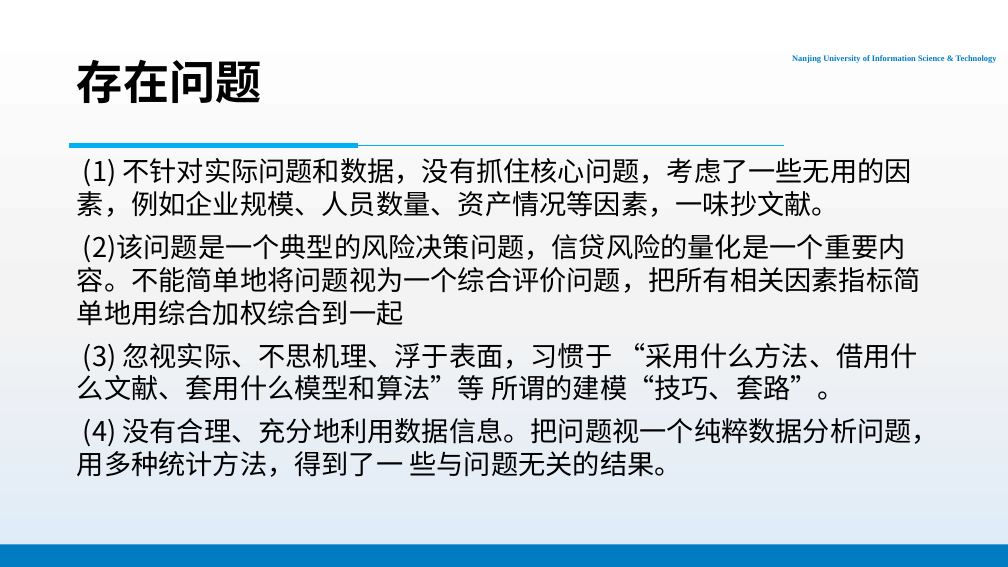
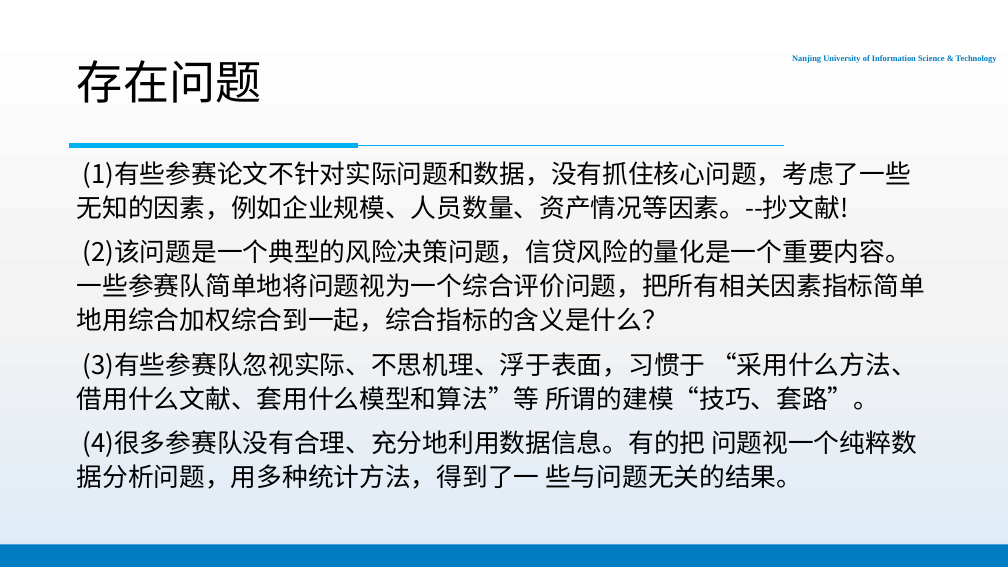
Before and after one commit to PhantomGMC/Week16-Math_model, a slide deck: slide 8 of 数模16周报告.pptx (slide 9 before the commit). Drawn at 1008x567 pixels with LibreOffice and Linux fonts; fonts in the diff are those of the drawing; background and template pictures are left out. Boxes give left, top, right and bottom in pixels: in the first picture for what was removed or moved away, otherwise in the second. Text is boxed around its words. In the diff, an @@ line names an element or a change of style, - is before the commit and + after.

```diff
--- a/数模16周报告.pptx
+++ b/数模16周报告.pptx
@@ title "存在问题" at (77,60,262,103): bold off @@
@@ text at (77,161,925,489): text changed; size 25.9 to 24.5 pt @@
-(1) 不针对实际问题和数据，没有抓住核心问题，考虑了一些无用的因素，例如企业规模、人员数量、资产情况等因素，一味抄文献。
-(2)该问题是一个典型的风险决策问题，信贷风险的量化是一个重要内容。不能简单地将问题视为一个综合评价问题，把所有相关因素指标简单地用综合加权综合到一起
-(3) 忽视实际、不思机理、浮于表面，习惯于 “采用什么方法、借用什么文献、套用什么模型和算法”等 所谓的建模“技巧、套路”。
-(4) 没有合理、充分地利用数据信息。把问题视一个纯粹数据分析问题，用多种统计方法，得到了一 些与问题无关的结果。
+(1)有些参赛论文不针对实际问题和数据，没有抓住核心问题，考虑了一些无知的因素，例如企业规模、人员数量、资产情况等因素。--抄文献!
+(2)该问题是一个典型的风险决策问题，信贷风险的量化是一个重要内容。一些参赛队简单地将问题视为一个综合评价问题，把所有相关因素指标简单地用综合加权综合到一起，综合指标的含义是什么？
+(3)有些参赛队忽视实际、不思机理、浮于表面，习惯于 “采用什么方法、借用什么文献、套用什么模型和算法”等 所谓的建模“技巧、套路”。
+(4)很多参赛队没有合理、充分地利用数据信息。有的把 问题视一个纯粹数据分析问题，用多种统计方法，得到了一 些与问题无关的结果。
```
Also in this commit, not shown: 6 other slides changed, 4 slides removed.
